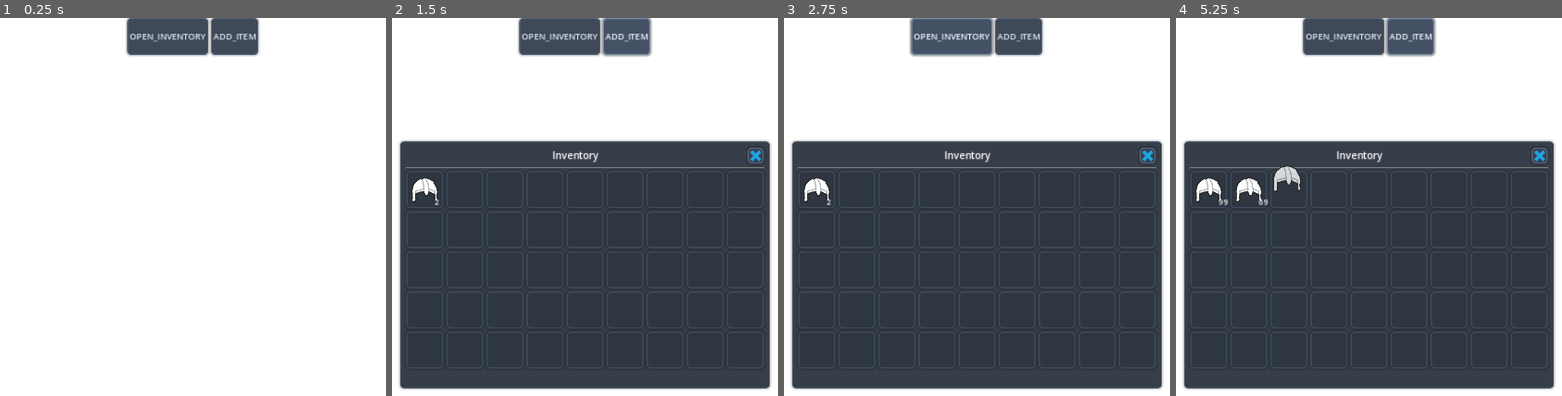
Above: before the commit, frames 1-4 (left to right).
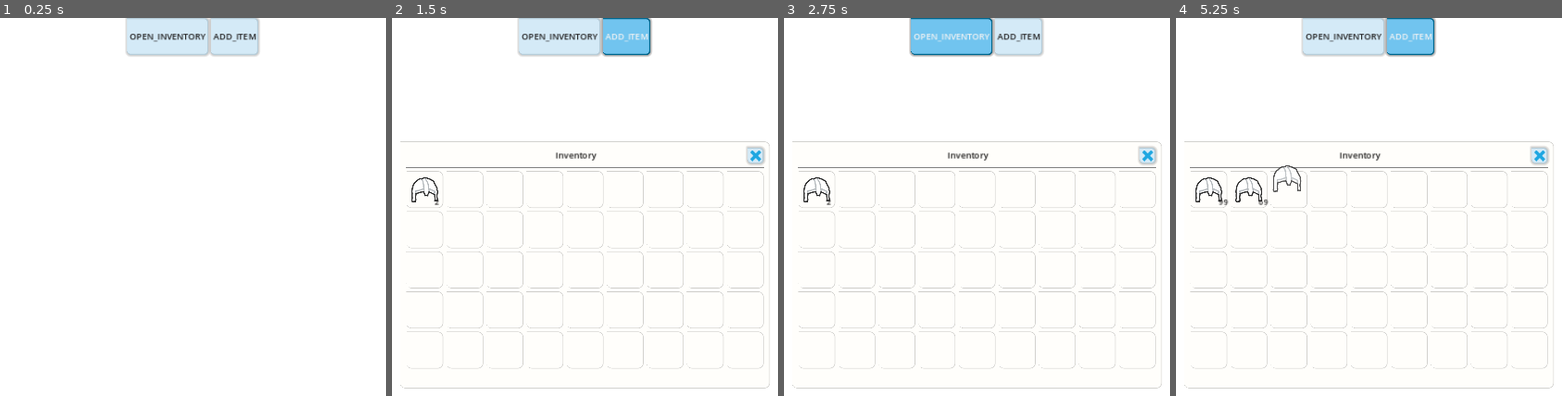
Above: after the commit, the same moments.

Repository: zhufree/GodotTemplate
Game: Godot game, scene res://scenes/inventory_test.tscn
Two runs of this game, one before a commit and one after it. Both use one fixed random seed, a clock stepped at 60 frames per second and the inputs below. This scene is started directly instead of the project's main scene.
Inputs (mouse positions are in pixels of both pictures, inside the frame that each line leads up to):
- Up to frame 1 (0.25 s): no input
- Up to frame 2 (1.5 s): click "OPEN_INVENTORY" at 0.5 s; click "ADD_ITEM" at 1.25 s
- Up to frame 3 (2.75 s): click "OPEN_INVENTORY" at 2 s
- Up to frame 4 (5.25 s): click "ADD_ITEM" at 2.75 s; click "OPEN_INVENTORY" at 3.5 s; click "ADD_ITEM" at 4.25 s; tap Enter at 5 s; drag from (1206, 188) to (1442, 157) at 5.02 s

The runs differ from the first frame. In frame 1, 3.2% of the frame differs, in the area x 32-67%, y 0-10%; in frame 2, 66%; in frame 3, 66%, in the area x 1-99%, y 0-99%; in frame 4, 66%.

Commit message:
update theme

Diff:
--- /dev/null
+++ b/assets/themes/default_theme.tres
@@ -0,0 +1,97 @@
+[gd_resource type="Theme" load_steps=6 format=3 uid="uid://j31xq2aihhti"]
+
+[sub_resource type="StyleBoxFlat" id="StyleBoxFlat_normal"]
+content_margin_left = 4.0
+content_margin_top = 4.0
+content_margin_right = 4.0
+content_margin_bottom = 4.0
+bg_color = Color(0.831373, 0.917647, 0.968627, 1)
+border_width_top = 2
+border_width_right = 2
+border_width_bottom = 2
+border_color = Color(0.713725, 0.8, 0.847059, 1)
+corner_radius_top_right = 6
+corner_radius_bottom_right = 6
+corner_radius_bottom_left = 6
+shadow_color = Color(0, 0, 0, 0.2)
+shadow_size = 4
+
+[sub_resource type="StyleBoxFlat" id="StyleBoxFlat_hover"]
+content_margin_left = 4.0
+content_margin_top = 4.0
+content_margin_right = 4.0
+content_margin_bottom = 4.0
+bg_color = Color(0.443137, 0.768627, 0.937255, 1)
+border_width_top = 2
+border_width_right = 2
+border_width_bottom = 2
+border_color = Color(0, 0.4, 0.54902, 1)
+corner_radius_top_right = 6
+corner_radius_bottom_right = 6
+corner_radius_bottom_left = 6
+shadow_color = Color(0, 0, 0, 0.2)
+shadow_size = 4
+
+[sub_resource type="StyleBoxFlat" id="StyleBoxFlat_pressed"]
+content_margin_left = 4.0
+content_margin_top = 4.0
+content_margin_right = 4.0
+content_margin_bottom = 4.0
+bg_color = Color(0.231373, 0.235294, 0.239216, 1)
+border_width_top = 2
+border_width_right = 2
+border_width_bottom = 2
+border_color = Color(0, 0.4, 0.54902, 1)
+corner_radius_top_right = 6
+corner_radius_bottom_right = 6
+corner_radius_bottom_left = 6
+shadow_color = Color(0, 0, 0, 0.2)
+shadow_size = 4
+
+[sub_resource type="StyleBoxFlat" id="StyleBoxFlat_panel"]
+content_margin_left = 8.0
+content_margin_top = 8.0
+content_margin_right = 8.0
+content_margin_bottom = 8.0
+bg_color = Color(1, 0.996078, 0.984314, 1)
+border_width_top = 1
+border_width_right = 1
+border_width_bottom = 1
+border_color = Color(0.8, 0.796078, 0.784314, 1)
+corner_radius_top_right = 8
+corner_radius_bottom_right = 8
+corner_radius_bottom_left = 8
+
+[sub_resource type="StyleBoxFlat" id="StyleBoxFlat_container"]
+content_margin_left = 12.0
+content_margin_top = 12.0
+content_margin_right = 12.0
+content_margin_bottom = 12.0
+bg_color = Color(0.960784, 0.956863, 0.945098, 1)
+border_width_top = 1
+border_width_right = 1
+border_width_bottom = 1
+border_color = Color(0.8, 0.796078, 0.784314, 1)
+corner_radius_top_right = 8
+corner_radius_bottom_right = 8
+corner_radius_bottom_left = 8
+
+[resource]
+default_font_size = 14
+Button/colors/font_color = Color(0.113725, 0.109804, 0.109804, 1)
+Button/font_sizes/font_size = 14
+Button/styles/disabled = SubResource("StyleBoxFlat_normal")
+Button/styles/focus = SubResource("StyleBoxFlat_hover")
+Button/styles/hover = SubResource("StyleBoxFlat_hover")
+Button/styles/normal = SubResource("StyleBoxFlat_normal")
+Button/styles/pressed = SubResource("StyleBoxFlat_pressed")
+Label/colors/font_color = Color(0.113725, 0.109804, 0.109804, 1)
+LineEdit/colors/font_color = Color(0.113725, 0.109804, 0.109804, 1)
+LineEdit/styles/focus = SubResource("StyleBoxFlat_hover")
+Panel/styles/panel = SubResource("StyleBoxFlat_panel")
+PanelContainer/styles/panel = SubResource("StyleBoxFlat_container")
+TabContainer/colors/font_selected_color = Color(0.113725, 0.109804, 0.109804, 1)
+TabContainer/styles/tab_selected = SubResource("StyleBoxFlat_hover")
+TabContainer/styles/tab_unselected = SubResource("StyleBoxFlat_normal")
+TextEdit/colors/font_color = Color(0.113725, 0.109804, 0.109804, 1)
+TextEdit/styles/focus = SubResource("StyleBoxFlat_hover")
--- a/assets/themes/inventory_theme.tres
+++ /dev/null
@@ -1,89 +0,0 @@
-[gd_resource type="Theme" load_steps=5 format=3 uid="uid://j31xq2aihhti"]
-
-[sub_resource type="StyleBoxFlat" id="StyleBoxFlat_ys2ux"]
-content_margin_left = 4.0
-content_margin_top = 4.0
-content_margin_right = 4.0
-content_margin_bottom = 4.0
-bg_color = Color(0.219608, 0.258824, 0.321569, 0.95)
-border_width_left = 2
-border_width_top = 2
-border_width_right = 2
-border_width_bottom = 2
-border_color = Color(0.32549, 0.403922, 0.47451, 1)
-corner_radius_top_left = 6
-corner_radius_top_right = 6
-corner_radius_bottom_right = 6
-corner_radius_bottom_left = 6
-shadow_color = Color(0, 0, 0, 0.2)
-shadow_size = 4
-
-[sub_resource type="StyleBoxFlat" id="StyleBoxFlat_gxb6p"]
-content_margin_left = 4.0
-content_margin_top = 4.0
-content_margin_right = 4.0
-content_margin_bottom = 4.0
-bg_color = Color(0.270588, 0.321569, 0.4, 0.95)
-border_width_left = 2
-border_width_top = 2
-border_width_right = 2
-border_width_bottom = 2
-border_color = Color(0.458824, 0.54902, 0.635294, 1)
-corner_radius_top_left = 6
-corner_radius_top_right = 6
-corner_radius_bottom_right = 6
-corner_radius_bottom_left = 6
-shadow_color = Color(0, 0, 0, 0.2)
-shadow_size = 4
-
-[sub_resource type="StyleBoxFlat" id="StyleBoxFlat_3wnrc"]
-content_margin_left = 4.0
-content_margin_top = 4.0
-content_margin_right = 4.0
-content_margin_bottom = 4.0
-bg_color = Color(0.309804, 0.372549, 0.47451, 0.95)
-border_width_left = 2
-border_width_top = 2
-border_width_right = 2
-border_width_bottom = 2
-border_color = Color(0.560784, 0.67451, 0.780392, 1)
-corner_radius_top_left = 6
-corner_radius_top_right = 6
-corner_radius_bottom_right = 6
-corner_radius_bottom_left = 6
-shadow_color = Color(0, 0, 0, 0.2)
-shadow_size = 4
-
-[sub_resource type="StyleBoxFlat" id="StyleBoxFlat_qe6ue"]
-content_margin_left = 4.0
-content_margin_top = 4.0
-content_margin_right = 4.0
-content_margin_bottom = 4.0
-bg_color = Color(0.180392, 0.211765, 0.258824, 0.95)
-border_width_left = 2
-border_width_top = 2
-border_width_right = 2
-border_width_bottom = 2
-border_color = Color(0.243137, 0.301961, 0.360784, 1)
-corner_radius_top_left = 6
-corner_radius_top_right = 6
-corner_radius_bottom_right = 6
-corner_radius_bottom_left = 6
-shadow_color = Color(0, 0, 0, 0.2)
-shadow_size = 4
-
-[resource]
-Button/colors/font_color = Color(0.88, 0.92, 0.95, 1)
-Button/colors/font_focus_color = Color(0.93, 0.97, 1, 1)
-Button/colors/font_hover_color = Color(0.93, 0.97, 1, 1)
-Button/colors/font_hover_pressed_color = Color(1, 1, 1, 1)
-Button/colors/font_pressed_color = Color(1, 1, 1, 1)
-Button/constants/h_separation = 8
-Button/font_sizes/font_size = 14
-Button/styles/disabled = SubResource("StyleBoxFlat_ys2ux")
-Button/styles/focus = SubResource("StyleBoxFlat_gxb6p")
-Button/styles/hover = SubResource("StyleBoxFlat_gxb6p")
-Button/styles/normal = SubResource("StyleBoxFlat_ys2ux")
-Button/styles/pressed = SubResource("StyleBoxFlat_3wnrc")
-Panel/styles/panel = SubResource("StyleBoxFlat_qe6ue")
-PanelContainer/styles/panel = SubResource("StyleBoxFlat_qe6ue")
--- a/components/inventory.tscn
+++ b/components/inventory.tscn
@@ -1,6 +1,6 @@
 [gd_scene load_steps=4 format=3 uid="uid://bq3o8s8ddh6gm"]
 
-[ext_resource type="Theme" uid="uid://j31xq2aihhti" path="res://assets/themes/inventory_theme.tres" id="1_dndpc"]
+[ext_resource type="Theme" uid="uid://j31xq2aihhti" path="res://assets/themes/default_theme.tres" id="1_dndpc"]
 [ext_resource type="Texture2D" uid="uid://ne4o774d3f16" path="res://assets/images/UI/blue_cross.png" id="2_63jvr"]
 [ext_resource type="Script" path="res://components/inventory.gd" id="2_hmqq0"]
 
--- a/components/inventory_slot.tscn
+++ b/components/inventory_slot.tscn
@@ -1,6 +1,6 @@
 [gd_scene load_steps=3 format=3 uid="uid://dp2yhjxnrmei6"]
 
-[ext_resource type="Theme" uid="uid://j31xq2aihhti" path="res://assets/themes/inventory_theme.tres" id="1_141gd"]
+[ext_resource type="Theme" uid="uid://j31xq2aihhti" path="res://assets/themes/default_theme.tres" id="1_141gd"]
 [ext_resource type="Script" path="res://components/inventory_slot.gd" id="2_5u4uh"]
 
 [node name="Slot" type="Panel"]
--- a/scenes/inventory_test.tscn
+++ b/scenes/inventory_test.tscn
@@ -1,6 +1,6 @@
 [gd_scene load_steps=4 format=3 uid="uid://b5st3inwjty8o"]
 
-[ext_resource type="Theme" uid="uid://j31xq2aihhti" path="res://assets/themes/inventory_theme.tres" id="1_yldjl"]
+[ext_resource type="Theme" uid="uid://j31xq2aihhti" path="res://assets/themes/default_theme.tres" id="1_yldjl"]
 [ext_resource type="Script" path="res://scenes/inventory_test.gd" id="2_f152w"]
 [ext_resource type="PackedScene" uid="uid://bq3o8s8ddh6gm" path="res://components/inventory.tscn" id="3_8es5y"]
 
--- a/scenes/setting.tscn
+++ b/scenes/setting.tscn
@@ -1,6 +1,7 @@
-[gd_scene load_steps=2 format=3 uid="uid://ccay78xjx1ksa"]
+[gd_scene load_steps=3 format=3 uid="uid://ccay78xjx1ksa"]
 
-[ext_resource type="Script" path="res://setting.gd" id="1_uutsl"]
+[ext_resource type="Theme" uid="uid://j31xq2aihhti" path="res://assets/themes/default_theme.tres" id="1_t0l0n"]
+[ext_resource type="Script" path="res://scenes/setting.gd" id="1_uutsl"]
 
 [node name="Setting" type="Control"]
 layout_mode = 3
@@ -9,6 +10,7 @@
 anchor_bottom = 1.0
 grow_horizontal = 2
 grow_vertical = 2
+theme = ExtResource("1_t0l0n")
 script = ExtResource("1_uutsl")
 
 [node name="TextureRect" type="TextureRect" parent="."]
--- a/scenes/start.tscn
+++ b/scenes/start.tscn
@@ -1,6 +1,5 @@
-[gd_scene load_steps=3 format=3 uid="uid://d4fgu7jmpg2mf"]
+[gd_scene load_steps=2 format=3 uid="uid://d4fgu7jmpg2mf"]
 
-[ext_resource type="Script" path="res://start.gd" id="1_l52y4"]
 [ext_resource type="AudioStream" uid="uid://dnibetmrqw1jf" path="res://assets/BGM/MenuBGM.mp3" id="2_r5am1"]
 
 [node name="Start" type="Control"]
@@ -10,7 +9,6 @@
 anchor_bottom = 1.0
 grow_horizontal = 2
 grow_vertical = 2
-script = ExtResource("1_l52y4")
 
 [node name="ColorRect" type="ColorRect" parent="."]
 layout_mode = 1
Not shown, changed: note.txt
